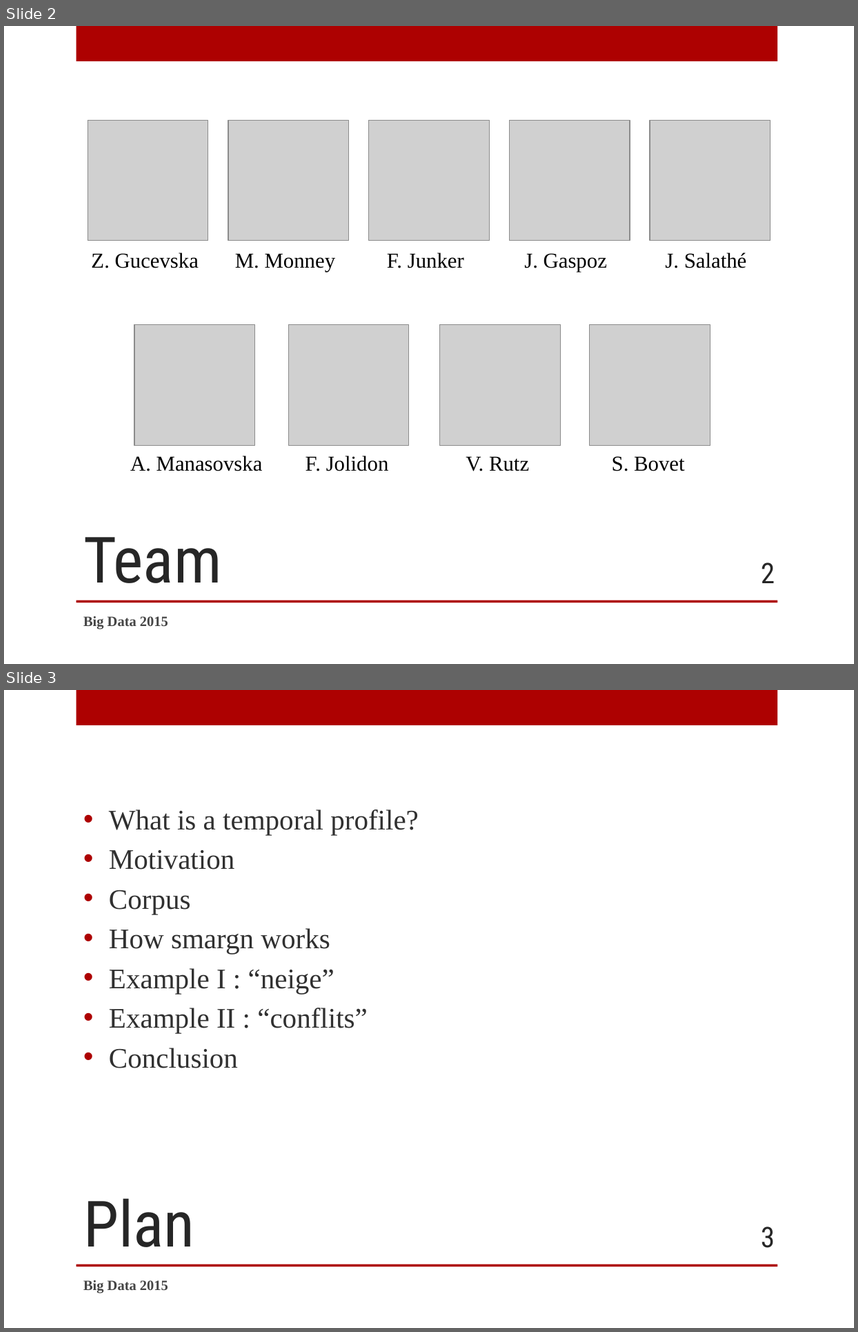
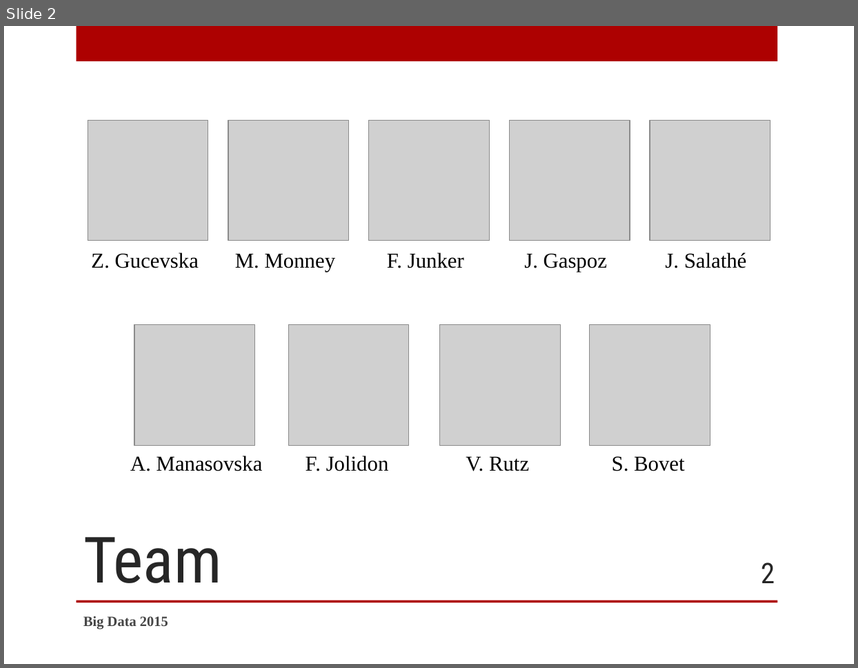
Before and after one commit to SidneyBovet/smargn, a slide deck: presentation/smargn-presentation.pptx. Shown one above the other, each under a label of ours: slides 2 and 3 before the commit, slide 2 after it. The pictures are 858x1332 and 858x668 pixels, drawn with LibreOffice and Linux fonts; fonts in the diff are those of the drawing; grey boxes stand for pictures; background and template pictures are left out. Boxes give left, top, right and bottom in pixels: in the first picture for what was removed or moved away, otherwise in the second. Text is boxed around its words. In the diff, an @@ line names an element or a change of style, - is before the commit and + after.

```diff
--- a/presentation/smargn-presentation.pptx
+++ b/presentation/smargn-presentation.pptx
@@ slide 3 removed at bbox=[4, 690, 854, 1328], background picture (left out); not listed: 2 template elements that a slide beside it also shows @@
@@ text removed at bbox=[109, 809, 419, 1068] @@
-• What is a temporal profile?
-• Motivation
-• Corpus
-• How smargn works
-• Example I : “neige”
-• Example II : “conflits”
-• Conclusion
@@ title removed at bbox=[83, 1198, 194, 1247] @@
-Plan
@@ page number removed at bbox=[761, 1226, 775, 1248] @@
-3
@@ text removed at bbox=[83, 1280, 168, 1293] @@
-Big Data 2015
```
Also in this commit, not shown: 1 slide changed, 9 other slides removed, 2 other files.
